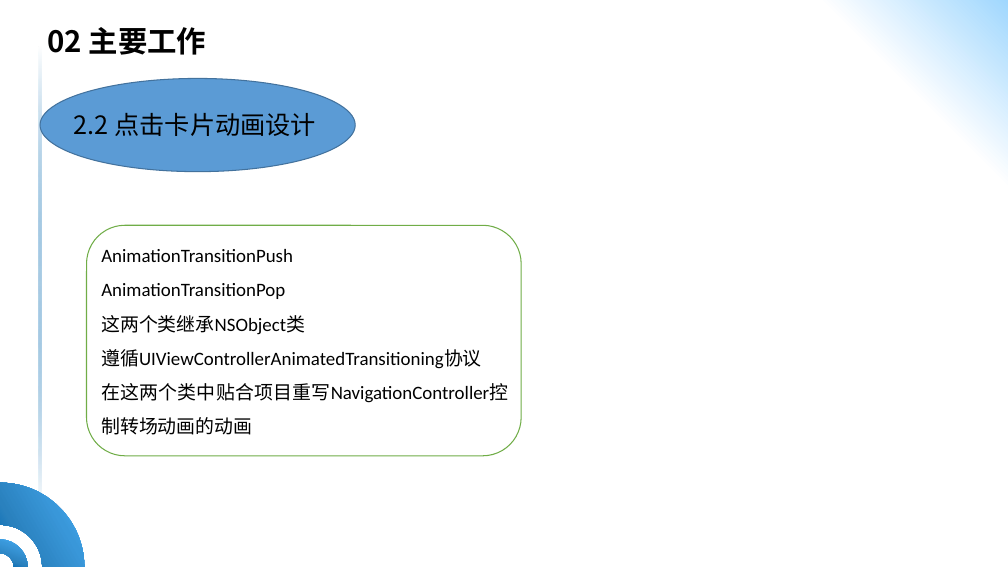
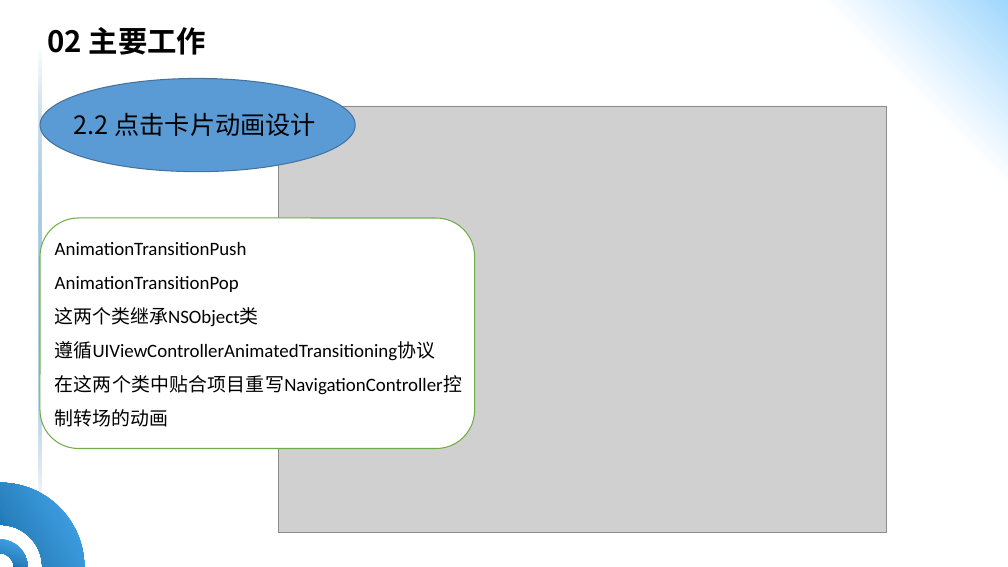
Before and after one commit to HQ-L/ppt-10.27, a slide deck: slide 13 of 答辩ppt-李慧奇.pptx. Drawn at 1008x567 pixels with LibreOffice and Linux fonts; fonts in the diff are those of the drawing; grey boxes stand for pictures; background and template pictures are left out. Boxes give left, top, right and bottom in pixels: in the first picture for what was removed or moved away, otherwise in the second. Text is boxed around its words. In the diff, an @@ line names an element or a change of style, - is before the commit and + after.

```diff
--- a/答辩ppt-李慧奇.pptx
+++ b/答辩ppt-李慧奇.pptx
@@ picture added at (278, 106, 886, 532) @@
@@ rounded rectangle: place and size @@
-rounded rectangle at (86, 225, 521, 456)
+rounded rectangle at (40, 218, 475, 448)
@@ text "AnimationTransitionPush": place and size @@
-text "AnimationTransitionPush" at (101, 249, 508, 403)
+text "AnimationTransitionPush" at (55, 242, 462, 395)
@@ text at (55, 375, 462, 395): text changed @@
-在这两个类中贴合项目重写NavigationController控制转场动画的动画
+在这两个类中贴合项目重写NavigationController控制转场的动画
```
Also in this commit, not shown: 2 other slides changed, 1 slide removed, 3 other files.
